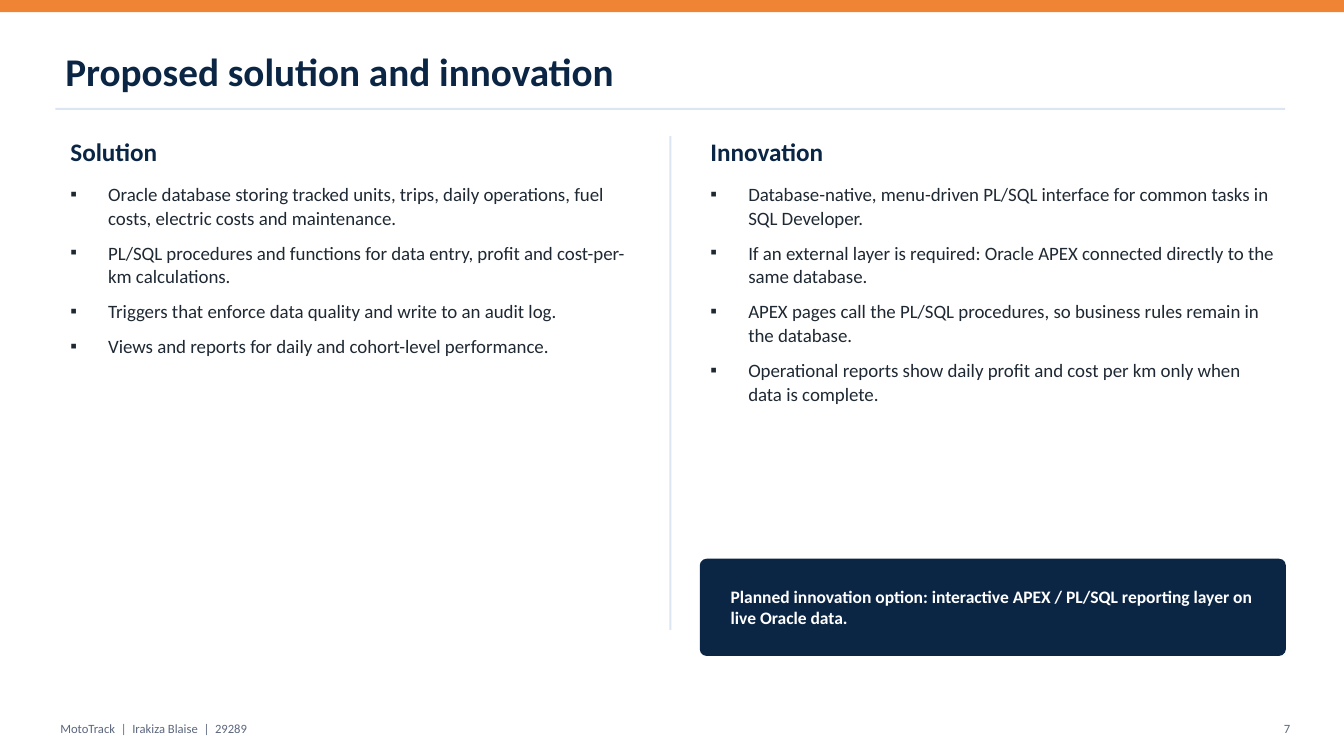
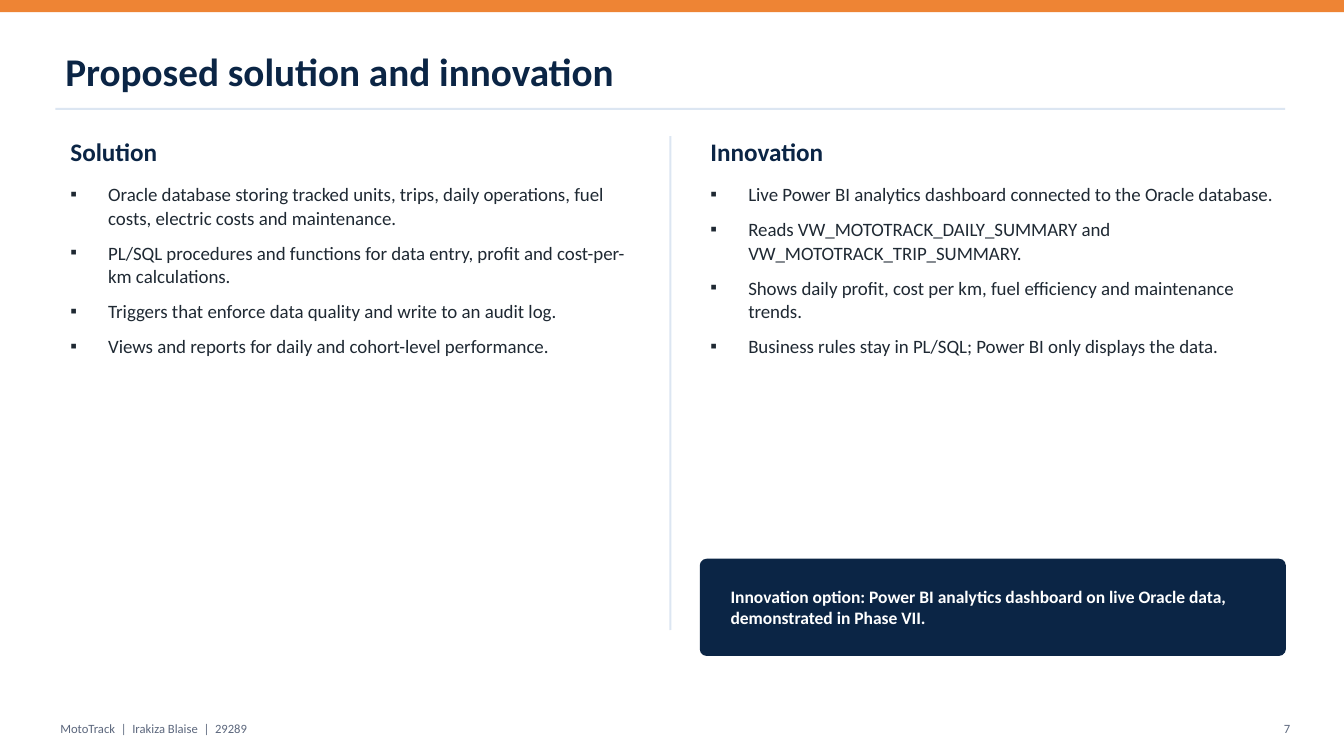
Before and after one commit to irakizablaise75-cloud/blaise_29289_mototrack, a slide deck: slide 7 of docs/presentation/MotoTrack_Phase0_Presentation.pptx. Drawn at 1344x756 pixels with LibreOffice and Linux fonts; fonts in the diff are those of the drawing. Boxes give left, top, right and bottom in pixels: in the first picture for what was removed or moved away, otherwise in the second. Text is boxed around its words. In the diff, an @@ line names an element or a change of style, - is before the commit and + after.

Commit message:
Phase 0: set Power BI as innovation and document connection plan

```diff
--- a/docs/presentation/MotoTrack_Phase0_Presentation.pptx
+++ b/docs/presentation/MotoTrack_Phase0_Presentation.pptx
@@ text at (748,188,1272,356): text changed @@
-▪ Database-native, menu-driven PL/SQL interface for common tasks in SQL Developer.
-▪ If an external layer is required: Oracle APEX connected directly to the same database.
-▪ APEX pages call the PL/SQL procedures, so business rules remain in the database.
-▪ Operational reports show daily profit and cost per km only when data is complete.
+▪ Live Power BI analytics dashboard connected to the Oracle database.
+▪ Reads VW_MOTOTRACK_DAILY_SUMMARY and VW_MOTOTRACK_TRIP_SUMMARY.
+▪ Shows daily profit, cost per km, fuel efficiency and maintenance trends.
+▪ Business rules stay in PL/SQL; Power BI only displays the data.
@@ text at (731,590,1226,624): text changed @@
-Planned innovation option: interactive APEX / PL/SQL reporting layer on live Oracle data.
+Innovation option: Power BI analytics dashboard on live Oracle data, demonstrated in Phase VII.
```
Also in this commit, not shown: 1 other slide changed, 4 other files.
